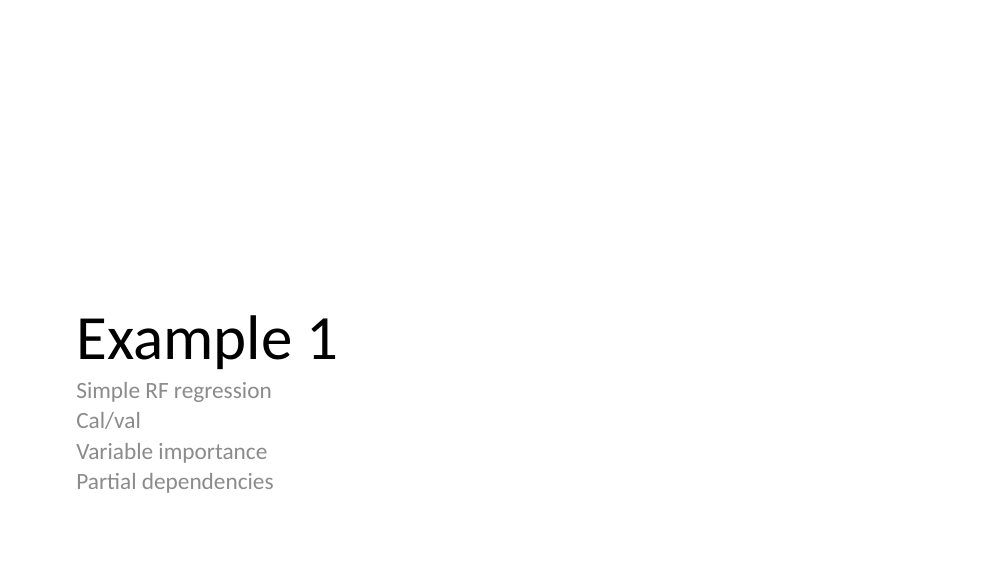
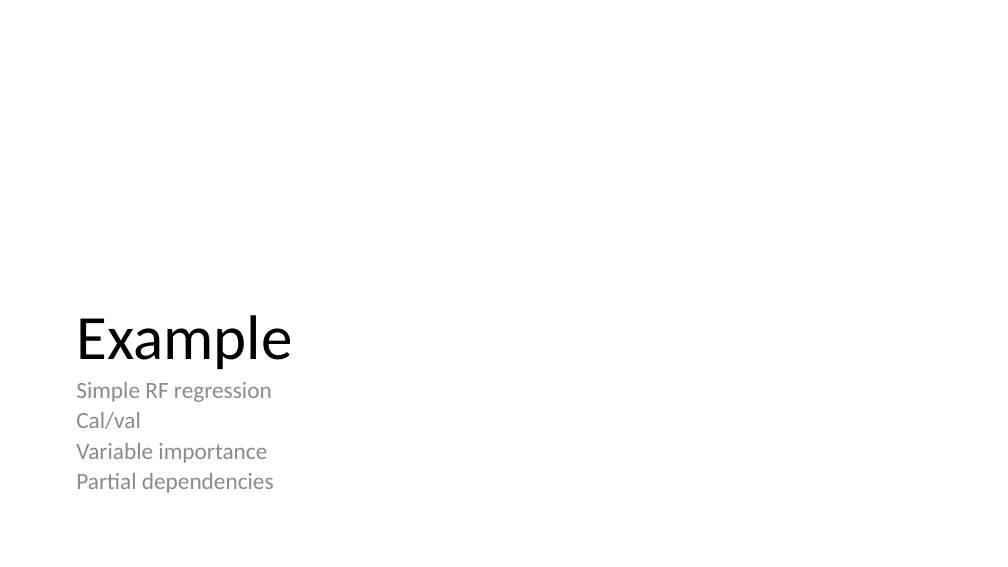
Before and after one commit to GCEL/random_forests_tutorial, a slide deck: slide 10 of An Introduction to machine learning with Random Forests.pptx. Drawn at 1008x567 pixels with LibreOffice and Linux fonts; fonts in the diff are those of the drawing. Boxes give left, top, right and bottom in pixels: in the first picture for what was removed or moved away, otherwise in the second. Text is boxed around its words. In the diff, an @@ line names an element or a change of style, - is before the commit and + after.

Commit message:
update

```diff
--- a/An Introduction to machine learning with Random Forests.pptx
+++ b/An Introduction to machine learning with Random Forests.pptx
@@ title at bbox=[76, 315, 292, 369]: text changed @@
-Example 1
+Example
```
